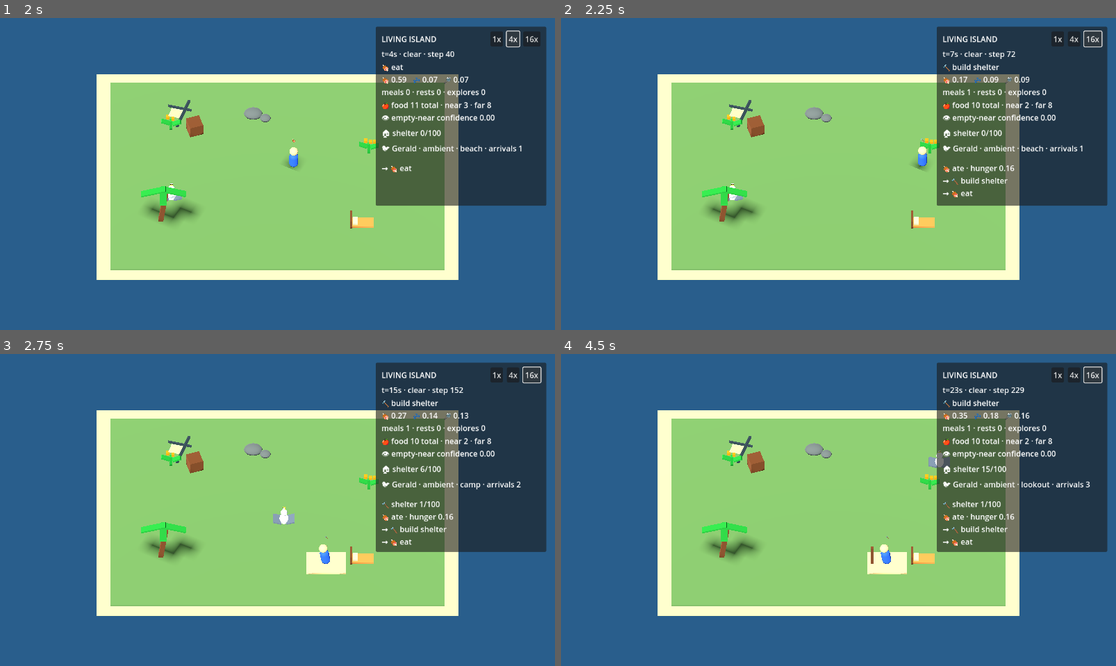
Above: before the commit, frames 1-4 (two rows, left to right).
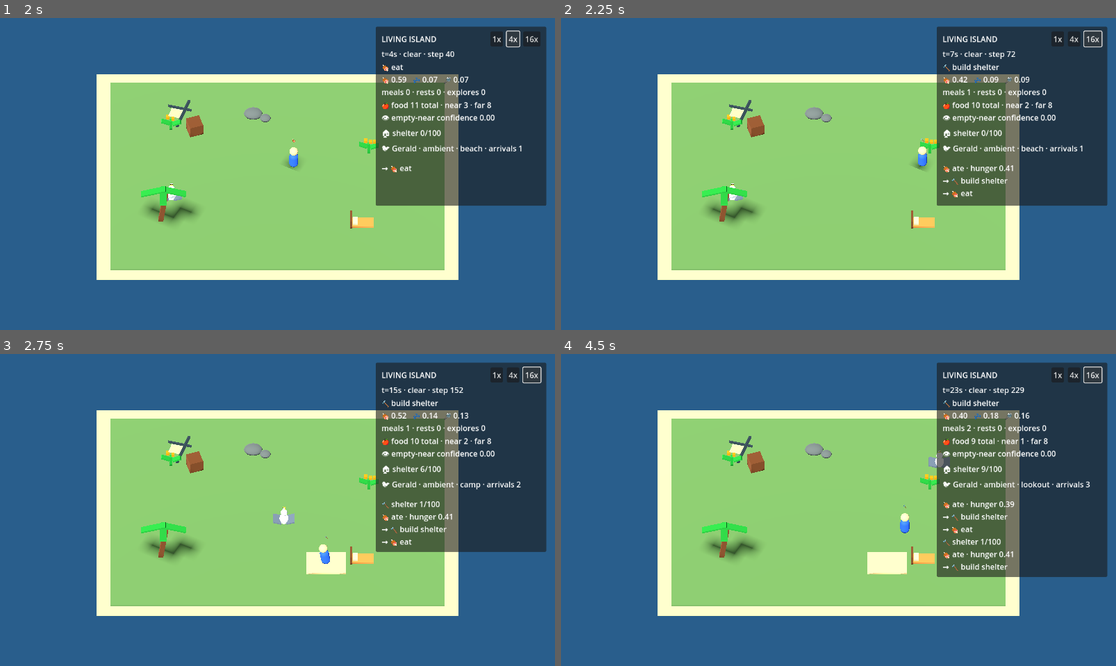
Above: after the commit, the same moments.

Repository: RrR2010/wilson-shipwrecked
Game: Godot game, scene res://tools/living_simulation/living_simulation.tscn
The game is run twice, just before and just after one commit, with the same random seed, the same clock (stepped at 60 frames per second) and the same inputs. The project has no main scene, so this scene is started directly.
Inputs:
- Up to frame 1 (2 s): click "1x" at 0.5 s; click "4x" at 1.25 s
- Up to frame 2 (2.25 s): click "16x" at 2 s
- Up to frame 3 (2.75 s): no input
- Up to frame 4 (4.5 s): click "1x" at 2.75 s; click "4x" at 3.5 s; click "16x" at 4.25 s

Frame 1 is identical in both runs. In frame 2, less than 0.1% of the frame differs, in the area x 71-82%, y 18-50%; in frame 3, less than 0.1%; in frame 4, 3.4%, in the area x 55-99%, y 18-72%.

Commit message:
feat: authored hunger relief per food resource (#89)
Closes #89
Part of #88

Add resource-specific hunger relief with grounded World commit semantics and operator-validated integration.

Diff:
--- a/src/application/simulation/grounded_drive_consequence_service.gd
+++ b/src/application/simulation/grounded_drive_consequence_service.gd
@@ -12,13 +12,15 @@
 ## was already emitted never re-emit that outcome.
 
 var _drive_state
+var _resource_query
 var _definitions: Array
 var _applied_execution_ids: Dictionary = {}
 
 
-func _init(drive_state, definitions: Array) -> void:
+func _init(drive_state, definitions: Array, resource_query = null) -> void:
 	assert(drive_state != null, "GroundedDriveConsequenceService requires DriveState")
 	_drive_state = drive_state
+	_resource_query = resource_query
 	_definitions = definitions.duplicate()
 	_definitions.sort_custom(func(a, b): return a.stable_key() < b.stable_key())
 	var seen: Dictionary = {}
@@ -44,10 +46,26 @@
 	if matches.is_empty():
 		return MutationResult.success(&"drive_consequence_no_match", [])
 
+	# Resolve every resource benefit before mutating any drive.
+	var resolved: Array = []
+	for definition in matches:
+		var delta: float = definition.delta
+		if definition.relief_property_id != null:
+			if _resource_query == null or not outcome.bindings.has(definition.target_role):
+				return MutationResult.failure(&"drive_consequence_invalid_resource", ["Missing resource query or target binding"])
+			var target = outcome.bindings.get_subject(definition.target_role)
+			var relief: Variant = _resource_query.get_instance_property(target, definition.relief_property_id)
+			if not (relief is int or relief is float) or not is_finite(float(relief)) or float(relief) <= 0.0 or float(relief) > 1.0:
+				return MutationResult.failure(&"drive_consequence_invalid_resource", ["Resource relief must be finite within (0,1]"])
+			delta = -float(relief)
+		resolved.append({"definition": definition, "delta": delta})
+
 	var applied: Array = []
-	for definition in matches:
+	for resolved_entry in resolved:
+		var definition = resolved_entry["definition"]
+		var delta: float = resolved_entry["delta"]
 		var previous: float = _drive_state.value(definition.drive_id)
-		var next_value: float = clampf(previous + definition.delta, 0.0, 1.0)
+		var next_value: float = clampf(previous + delta, 0.0, 1.0)
 		_drive_state.set_value(definition.drive_id, next_value)
 		applied.append({
 			"drive_id": definition.drive_id,
--- a/src/domain/cognition/drive_consequence_definition.gd
+++ b/src/domain/cognition/drive_consequence_definition.gd
@@ -13,25 +13,34 @@
 var drive_id: StringName
 var delta: float
 var event_type
+var relief_property_id
+var target_role: StringName
 
 
 func _init(
 	p_action_id,
 	p_drive_id: StringName,
 	p_delta: float,
-	p_event_type = null
+	p_event_type = null,
+	p_relief_property_id = null,
+	p_target_role: StringName = &"target"
 ) -> void:
 	assert(p_action_id != null, "DriveConsequenceDefinition requires ActionId")
 	p_action_id.assert_kind(DomainId.Kind.ACTION)
 	assert(DriveState.DRIVE_IDS.has(p_drive_id), "DriveConsequenceDefinition requires known drive")
 	assert(is_finite(p_delta) and p_delta != 0.0, "Drive consequence delta must be finite and non-zero")
 	assert(p_delta >= -1.0 and p_delta <= 1.0, "Drive consequence delta must be within [-1,1]")
+	if p_relief_property_id != null:
+		p_relief_property_id.assert_kind(DomainId.Kind.PROPERTY)
+		assert(p_target_role != &"", "Resource relief requires a target role")
 	if p_event_type != null:
 		p_event_type.assert_kind(DomainId.Kind.EVENT_DEFINITION)
 	action_id = p_action_id
 	drive_id = p_drive_id
 	delta = p_delta
 	event_type = p_event_type
+	relief_property_id = p_relief_property_id
+	target_role = p_target_role
 
 
 func matches(outcome) -> bool:
@@ -42,4 +51,5 @@
 
 func stable_key() -> String:
 	var event_key: String = "*" if event_type == null else String(event_type.sort_key())
-	return "%s|%s|%s" % [action_id.sort_key(), event_key, String(drive_id)]
+	var property_key: String = "*" if relief_property_id == null else String(relief_property_id.sort_key())
+	return "%s|%s|%s|%s|%s" % [action_id.sort_key(), event_key, String(drive_id), property_key, String(target_role)]
--- a/tests/headless/living_simulation_spine_scene_test.gd
+++ b/tests/headless/living_simulation_spine_scene_test.gd
@@ -50,6 +50,8 @@
 	var selected_intention := false
 	var max_hunger := float(initial.get("hunger", -1.0))
 	var hunger_after_first_meal := -1.0
+	var hunger_before_first_meal := -1.0
+	var previous_hunger := float(initial.get("hunger", -1.0))
 	var project_started := false
 	var project_progress_before_interruption := 0
 	var saw_food_interruption_after_work := false
@@ -73,7 +75,9 @@
 		var project_progress := int(final.get("project_contributions", 0))
 		var intention_key := String(final.get("intention_key", ""))
 		if meals > 0 and hunger_after_first_meal < 0.0:
+			hunger_before_first_meal = previous_hunger
 			hunger_after_first_meal = float(final.get("hunger", -1.0))
+		previous_hunger = float(final.get("hunger", -1.0))
 		if project_progress > 0:
 			project_started = true
 		if project_started and meals < 2:
@@ -102,8 +106,8 @@
 		_failures.append("Wilson did not physically move during bounded observation")
 	if hunger_after_first_meal < 0.0:
 		_failures.append("Wilson never produced the initial grounded food consumption")
-	elif hunger_after_first_meal >= max_hunger - 0.2:
-		_failures.append("Grounded food consumption did not materially reduce hunger")
+	elif hunger_before_first_meal - hunger_after_first_meal < 0.15:
+		_failures.append("First grounded food consumption must relieve at least 0.15 hunger (authored berries relief 0.20)")
 	if not project_started:
 		_failures.append("Wilson never produced grounded shelter project progress")
 	if project_progress_before_interruption <= 0:
--- /dev/null
+++ b/tests/headless/resource_food_benefit_test.gd
@@ -0,0 +1,49 @@
+extends SceneTree
+
+const DomainId = preload("res://src/domain/core/domain_id.gd")
+const RuntimeWorldRef = preload("res://src/domain/core/runtime_world_ref.gd")
+const RoleBinding = preload("res://src/domain/actions/role_binding.gd")
+const ActionOutcome = preload("res://src/domain/actions/action_outcome.gd")
+const WorldCommitResult = preload("res://src/domain/world/world_commit_result.gd")
+const DriveState = preload("res://src/domain/cognition/drive_state.gd")
+const DriveConsequenceDefinition = preload("res://src/domain/cognition/drive_consequence_definition.gd")
+const GroundedDriveConsequenceService = preload("res://src/application/simulation/grounded_drive_consequence_service.gd")
+
+class FoodQuery:
+	extends RefCounted
+	var values: Dictionary = {}
+	func get_instance_property(target, _property_id) -> Variant:
+		return values.get(target.key())
+
+func _init() -> void:
+	var food_action = DomainId.action(&"consume_food")
+	var consumed = DomainId.event_definition(&"food_consumed")
+	var relief = DomainId.property(&"hunger_relief")
+	var berries = RuntimeWorldRef.entity(DomainId.entity(&"berries"))
+	var coconut = RuntimeWorldRef.entity(DomainId.entity(&"coconut"))
+	var query = FoodQuery.new()
+	query.values[berries.key()] = 0.2
+	query.values[coconut.key()] = 0.45
+	var drive = DriveState.new({DriveState.HUNGER: 0.9})
+	var policy = DriveConsequenceDefinition.new(food_action, DriveState.HUNGER, -0.2, consumed, relief, &"target")
+	var service = GroundedDriveConsequenceService.new(drive, [policy], query)
+	var committed = WorldCommitResult.new(true, [], [])
+	var rejected = WorldCommitResult.new(false, [], [], ["empty stock"])
+	assert(service.apply_grounded(_outcome(&"rejected", food_action, consumed, berries), rejected).ok)
+	assert(is_equal_approx(drive.value(DriveState.HUNGER), 0.9))
+	assert(service.apply_grounded(_outcome(&"berry", food_action, consumed, berries), committed).ok)
+	assert(is_equal_approx(drive.value(DriveState.HUNGER), 0.7))
+	assert(service.apply_grounded(_outcome(&"coconut", food_action, consumed, coconut), committed).ok)
+	assert(is_equal_approx(drive.value(DriveState.HUNGER), 0.25))
+	assert(service.apply_grounded(_outcome(&"coconut", food_action, consumed, coconut), committed).ok)
+	assert(is_equal_approx(drive.value(DriveState.HUNGER), 0.25))
+	query.values[coconut.key()] = NAN
+	assert(service.apply_grounded(_outcome(&"bad", food_action, consumed, coconut), committed).code == &"drive_consequence_invalid_resource")
+	assert(is_equal_approx(drive.value(DriveState.HUNGER), 0.25))
+	print("PASS resource_food_benefit_test")
+	quit(0)
+
+func _outcome(execution: StringName, action, event, target):
+	var binding = RoleBinding.new()
+	binding.bind(&"target", target)
+	return ActionOutcome.new(execution, action, binding, [], event)
--- a/tools/living_simulation/living_simulation.gd
+++ b/tools/living_simulation/living_simulation.gd
@@ -5,6 +5,7 @@
 const RoleBinding = preload("res://src/domain/actions/role_binding.gd")
 const ContentRegistry = preload("res://src/domain/content/content_registry.gd")
 const EventDefinition = preload("res://src/domain/content/event_definition.gd")
+const PropertyDefinition = preload("res://src/domain/content/property_definition.gd")
 const EntityBootstrapSeed = preload("res://src/application/bootstrap/entity_bootstrap_seed.gd")
 const BeliefBootstrapSeed = preload("res://src/application/bootstrap/belief_bootstrap_seed.gd")
 const ProjectBootstrapSeed = preload("res://src/application/bootstrap/project_bootstrap_seed.gd")
@@ -163,7 +164,9 @@
 	var content = ContentRegistry.new()
 	var weather_worsened = DomainId.event_definition(&"weather_worsened")
 	var weather_improved = DomainId.event_definition(&"weather_improved")
+	var hunger_relief_property = DomainId.property(&"hunger_relief")
 	var authored_results: Array = [
+		content.register_property_definition(PropertyDefinition.new(hunger_relief_property, PropertyDefinition.ValueFamily.NUMBER, 0.0, 1.0)),
 		content.register_event_definition(EventDefinition.new(
 			weather_worsened,
 			[] as Array[StringName],
@@ -258,8 +261,8 @@
 	var simulation = SimulationBootstrapDefinition.new(
 		island_place_id,
 		[
-			EntityBootstrapSeed.new(food_entity_id, DomainId.entity_type(&"food_patch"), island_place_id, 0, {edible_property.key(): true}, FOOD_INITIAL_QUANTITY),
-			EntityBootstrapSeed.new(second_food_entity_id, DomainId.entity_type(&"food_patch"), island_place_id, 0, {edible_property.key(): true}, SECOND_FOOD_INITIAL_QUANTITY),
+			EntityBootstrapSeed.new(food_entity_id, DomainId.entity_type(&"food_patch"), island_place_id, 0, {edible_property.key(): true, hunger_relief_property.key(): 0.20}, FOOD_INITIAL_QUANTITY),
+			EntityBootstrapSeed.new(second_food_entity_id, DomainId.entity_type(&"food_patch"), island_place_id, 0, {edible_property.key(): true, hunger_relief_property.key(): 0.45}, SECOND_FOOD_INITIAL_QUANTITY),
 			EntityBootstrapSeed.new(shelter_entity_id, DomainId.entity_type(&"shelter"), island_place_id),
 			EntityBootstrapSeed.new(rest_entity_id, DomainId.entity_type(&"rest_spot"), island_place_id, 0, {restful_property.key(): true}),
 			EntityBootstrapSeed.new(curiosity_entity_id, DomainId.entity_type(&"shipwreck_relic"), island_place_id, 0, {interesting_property.key(): true}),
@@ -431,10 +434,11 @@
 	var drive_consequence = GroundedDriveConsequenceService.new(
 		_owners.drives,
 		[
-			DriveConsequenceDefinition.new(consume_food, DriveState.HUNGER, -0.45, food_consumed),
+			DriveConsequenceDefinition.new(consume_food, DriveState.HUNGER, -0.45, food_consumed, hunger_relief_property),
 			DriveConsequenceDefinition.new(rest_action, DriveState.ENERGY, -0.62, rest_completed),
 			DriveConsequenceDefinition.new(inspect_curiosity, DriveState.STIMULATION, -0.58, curiosity_inspected),
-		]
+		],
+		runtime.world_query
 	)
 	var intention_completion = GroundedIntentionCompletionService.new(
 		_owners.current_intention,
